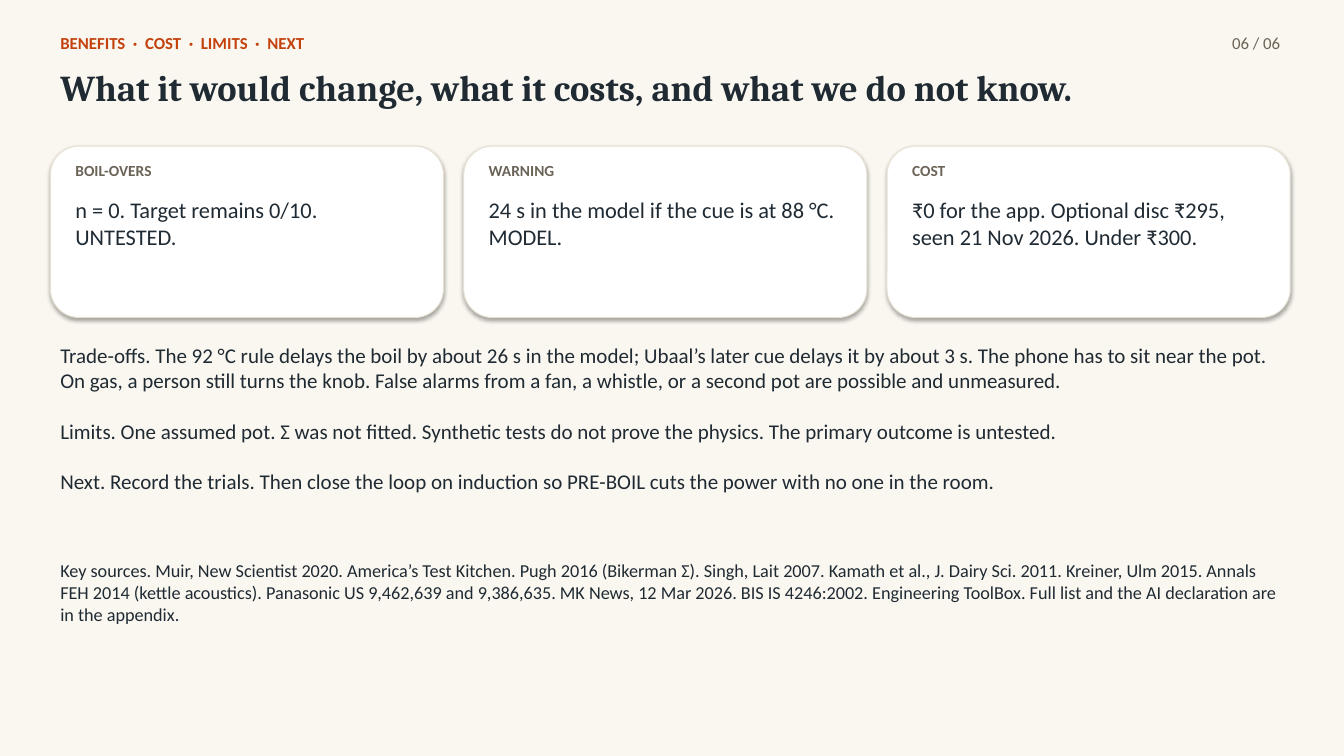
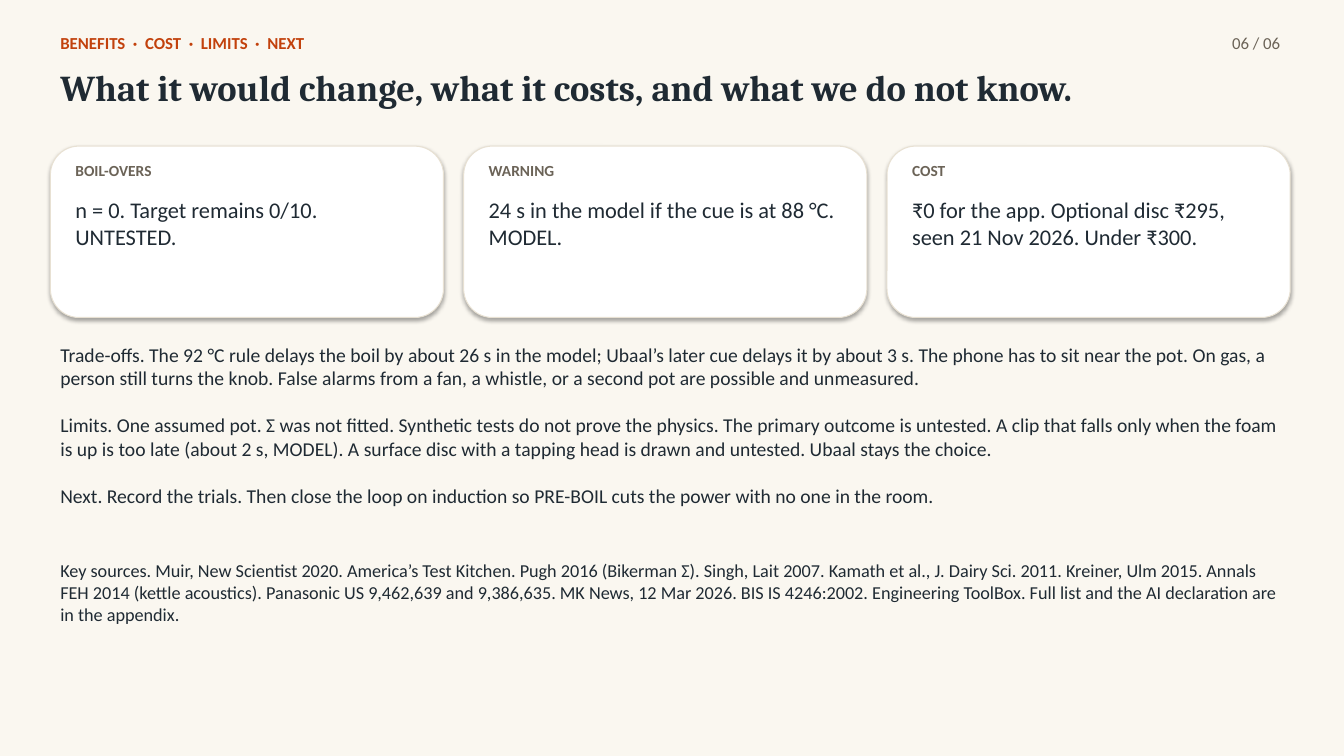
Before and after one commit to vinnay4/Overflow, a slide deck: slide 6 of Team_Overflow_ID5060_Cursor_Pack/05_DECK/export/Team_Overflow_ID5060_slides_editable.pptx. Drawn at 1344x756 pixels with LibreOffice and Linux fonts; fonts in the diff are those of the drawing. Boxes give left, top, right and bottom in pixels: in the first picture for what was removed or moved away, otherwise in the second. Text is boxed around its words. In the diff, an @@ line names an element or a change of style, - is before the commit and + after.

```diff
--- a/Team_Overflow_ID5060_Cursor_Pack/05_DECK/export/Team_Overflow_ID5060_slides_editable.pptx
+++ b/Team_Overflow_ID5060_Cursor_Pack/05_DECK/export/Team_Overflow_ID5060_slides_editable.pptx
@@ text at box(60, 348, 1276, 506): text changed; size 15 to 14 pt @@
-Trade-offs. The 92 °C rule delays the boil by about 26 s in the model; Ubaal’s later cue delays it by about 3 s. The phone has to sit near the pot. On gas, a person still turns the knob. False alarms from a fan, a whistle, or a second pot are possible and unmeasured.
-Limits. One assumed pot. Σ was not fitted. Synthetic tests do not prove the physics. The primary outcome is untested.
-Next. Record the trials. Then close the loop on induction so PRE-BOIL cuts the power with no one in the room.
+Trade-offs. The 92 °C rule delays the boil by about 26 s in the model; Ubaal’s later cue delays it by about 3 s. The phone has to sit near the pot. On gas, a person still turns the knob. False alarms from a fan, a whistle, or a second pot are possible and unmeasured.
+Limits. One assumed pot. Σ was not fitted. Synthetic tests do not prove the physics. The primary outcome is untested. A clip that falls only when the foam is up is too late (about 2 s, MODEL). A surface disc with a tapping head is drawn and untested. Ubaal stays the choice.
+Next. Record the trials. Then close the loop on induction so PRE-BOIL cuts the power with no one in the room.
```
Also in this commit, not shown: 1 other slide changed, 23 other files.
